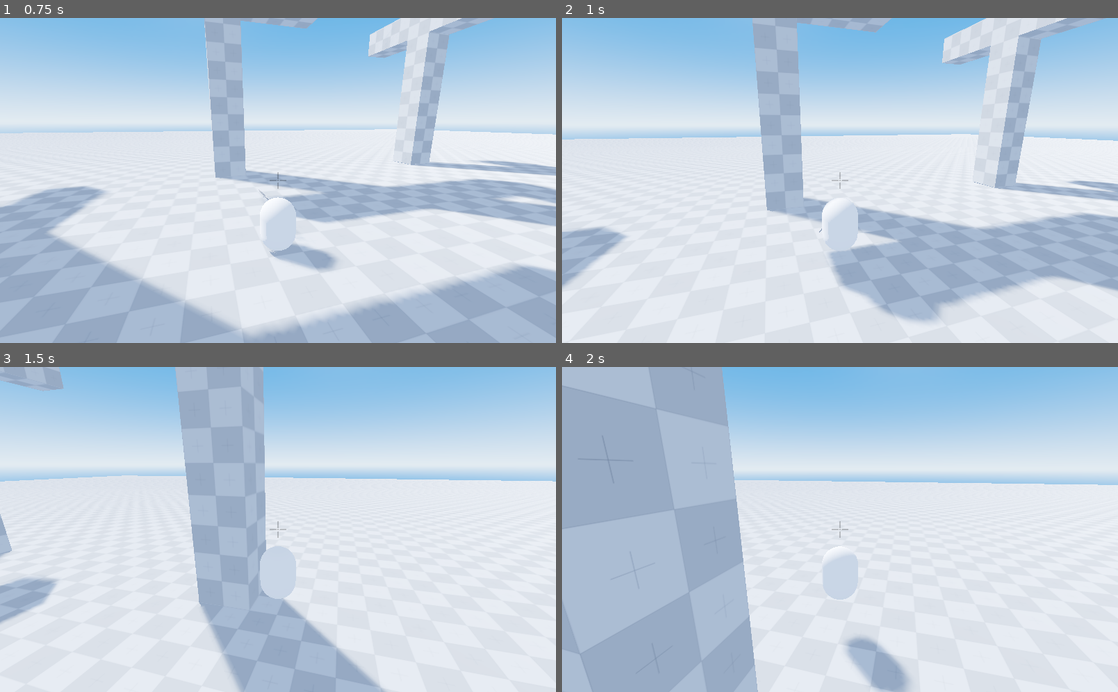
Above: before the commit, frames 1-4 (two rows, left to right).
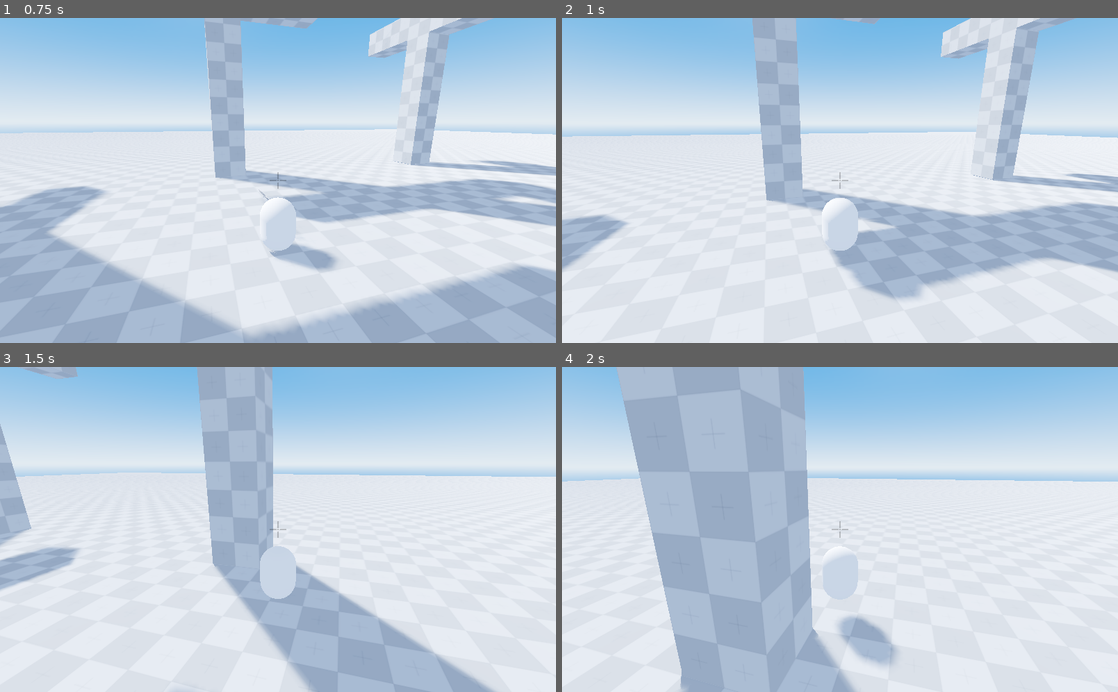
Above: after the commit, the same moments.

Repository: nickyvanurk/game-prototypes
Game: Godot game, scene res://world/world.tscn
The game is run twice, just before and just after one commit, with the same random seed, the same clock (stepped at 60 frames per second) and the same inputs.
Inputs (mouse positions are in pixels of both pictures, inside the frame that each line leads up to):
- Up to frame 1 (0.75 s): tap Enter at 0.5 s; move the mouse to (305, 180) at 0.52 s; hold W (move_forward) from 0.53 s (still down); hold Right mouse button (grapple) from 0.53 s (still down)
- Up to frame 2 (1 s): keep holding W (move_forward); keep holding Right mouse button (grapple); tap Space (jump) at 0.77, 0.8 s
- Up to frame 3 (1.5 s): keep holding W (move_forward); tap Space (jump) at 1.07, 1.35 s; move the mouse to (250, 529) at 1.27 s; release Right mouse button (grapple) at 1.28 s
- Up to frame 4 (2 s): keep holding W (move_forward); tap Space (jump) at 1.52, 1.82 s; right-click (812, 529) at 1.55 s

Frame 1 is identical in both runs. In frame 2, 11% of the frame differs, in the area x 0-100%, y 0-94%; in frame 3, 16%; in frame 4, 30%, in the area x 0-100%, y 0-100%.

Commit message:
Add grapple jump and max rope length

Diff:
--- a/grappling-hook/grappling-hook/grappling_hook.gd
+++ b/grappling-hook/grappling-hook/grappling_hook.gd
@@ -9,6 +9,7 @@
 
 var state = State.Released
 var grapple_position = Vector3.ZERO
+var rope_length
 
 onready var parent = get_parent()
 onready var line_geometry = get_node("LineGeometry")
@@ -42,6 +43,9 @@
 		var acceleration = min(abs(rope_stiffness * (length - rest_length)), max_grapple_speed)
 		parent.velocity += parent_hook_delta.normalized() * (acceleration * delta)
 
+		if length > rope_length:
+			parent.translation = grapple_position - (parent_hook_delta.normalized() * rope_length)
+
 		rope.scale = Vector3(0.02, 0.02, length / 2)
 		rope.look_at_from_position((grapple_position + global_transform.origin) / 2, grapple_position, Vector3.UP)
 		rope.visible = true
@@ -49,6 +53,7 @@
 func grapple(target):
 	state = State.Attached
 	grapple_position = target
+	rope_length = (grapple_position - parent.translation).length()
 
 func release():
 	state = State.Released
--- a/grappling-hook/player/player.gd
+++ b/grappling-hook/player/player.gd
@@ -33,8 +33,9 @@
 	velocity.x += (direction.x * speed - velocity.x) * (accel * delta)
 	velocity.z += (direction.z * speed - velocity.z) * (accel * delta)
 
-	if Input.is_action_just_pressed("jump") and is_on_floor():
-		velocity.y = jump_impulse
+	if Input.is_action_just_pressed("jump") and (is_on_floor() or grappling_hook.is_attached()):
+		velocity.y += jump_impulse
+		grappling_hook.release()
 
 	velocity.y = clamp(velocity.y - (gravity * delta), -terminal_velocity, terminal_velocity)
 	velocity = move_and_slide(velocity, Vector3.UP, true)
